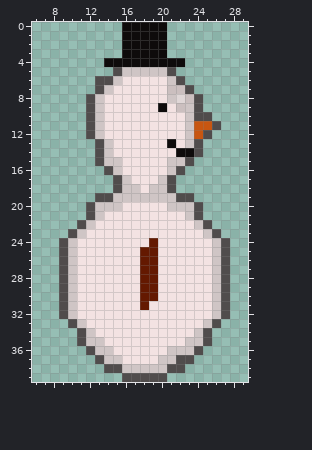
Pixel-art sprite: images/snowman_right_1.png. Above: the version before the commit.
The file is 37x40 pixels. Colours within 5 levels of each other are drawn and written as one. Shown: x 6..29, y 0..39.
After:
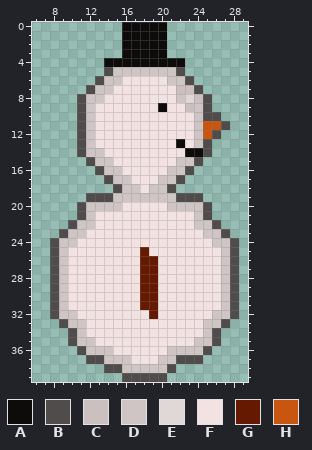
Palette (. is transparent): A #0e0b0b  B #504c4c  C #cbbfbf  D #cfc5c5  E #e0d7d7  F #f3e2e2  G #641900  H #c85611
Change:
{"y":5,"x":14,"old":".B","new":"BD"}
{"y":5,"x":21,"old":"B.","new":"DB"}
{"y":6,"x":14,"old":"B","new":"D"}
{"y":6,"x":22,"old":"B.","new":"DB"}
{"y":7,"x":12,"old":".B","new":"BD"}
{"y":7,"x":21,"old":"C","new":"F"}
{"y":7,"x":23,"old":"B.","new":"CB"}
{"y":8,"x":11,"old":".B","new":"BD"}
{"y":8,"x":21,"old":"DECB.","new":"FDECB"}
{"y":9,"x":11,"old":".BD","new":"BDF"}
{"y":9,"x":22,"old":"CDB.","new":"FCDB"}
{"y":10,"x":11,"old":".BD","new":"BDF"}
{"y":10,"x":23,"old":"DB","new":"FD"}
{"y":10,"x":26,"old":".","new":"B"}
{"y":11,"x":11,"old":".BD","new":"BDF"}
{"y":11,"x":23,"old":"DH","new":"FD"}
{"y":11,"x":26,"old":"B.","new":"HB"}
{"y":12,"x":11,"old":".BD","new":"BDF"}
{"y":12,"x":23,"old":"DHB.","new":"FDHB"}
{"y":13,"x":11,"old":"..BD","new":"BDFF"}
{"y":13,"x":21,"old":"AFDB.","new":"FAFDB"}
{"y":14,"x":11,"old":"..BD","new":"BDDF"}
{"y":14,"x":22,"old":"A","new":"F"}
{"y":14,"x":24,"old":"B.","new":"AB"}
{"y":15,"x":12,"old":".B","new":"BD"}
{"y":15,"x":15,"old":"D","new":"F"}
{"y":15,"x":21,"old":"D","new":"F"}
{"y":15,"x":23,"old":"B.","new":"DB"}
{"y":16,"x":13,"old":".B","new":"BD"}
{"y":16,"x":22,"old":"B.","new":"DB"}
{"y":17,"x":14,"old":".B","new":"BD"}
{"y":17,"x":21,"old":"B.","new":"DB"}
{"y":19,"x":12,"old":".","new":"B"}
{"y":19,"x":24,"old":".","new":"B"}
{"y":20,"x":11,"old":".B","new":"BD"}
{"y":20,"x":24,"old":"B.","new":"DB"}
{"y":21,"x":11,"old":".BD","new":"BDF"}
{"y":21,"x":23,"old":"DB.","new":"FDB"}
{"y":22,"x":10,"old":".B","new":"BD"}
{"y":22,"x":25,"old":"B.","new":"DB"}
{"y":23,"x":9,"old":".B","new":"BD"}
{"y":23,"x":26,"old":"B.","new":"DB"}
{"y":24,"x":8,"old":".B","new":"BD"}
{"y":24,"x":19,"old":"G","new":"F"}
{"y":24,"x":27,"old":"B.","new":"DB"}
{"y":25,"x":8,"old":".BD","new":"BDF"}
{"y":25,"x":19,"old":"G","new":"F"}
{"y":25,"x":26,"old":"DB.","new":"FDB"}
{"y":26,"x":8,"old":".BD","new":"BDF"}
{"y":26,"x":26,"old":"DB.","new":"FDB"}
{"y":27,"x":8,"old":".BD","new":"BDF"}
{"y":27,"x":26,"old":"DB.","new":"FDB"}
{"y":28,"x":8,"old":".BD","new":"BDF"}
{"y":28,"x":26,"old":"DB.","new":"FDB"}
{"y":29,"x":8,"old":".BD","new":"BDF"}
{"y":29,"x":26,"old":"DB.","new":"FDB"}
{"y":30,"x":8,"old":".BD","new":"BDF"}
{"y":30,"x":26,"old":"DB.","new":"FDB"}
{"y":31,"x":8,"old":".BD","new":"BDF"}
{"y":31,"x":19,"old":"F","new":"G"}
{"y":31,"x":26,"old":"DB.","new":"FDB"}
{"y":32,"x":8,"old":".B","new":"BD"}
{"y":32,"x":19,"old":"F","new":"G"}
{"y":32,"x":27,"old":"B.","new":"DB"}
{"y":33,"x":9,"old":".B","new":"BD"}
{"y":33,"x":26,"old":"B.","new":"DB"}
{"y":34,"x":10,"old":".BD","new":"BDF"}
{"y":34,"x":24,"old":"DB.","new":"FDB"}
{"y":35,"x":10,"old":".B","new":"BD"}
{"y":35,"x":13,"old":"D","new":"F"}
{"y":35,"x":23,"old":"D","new":"F"}
{"y":35,"x":25,"old":"B.","new":"DB"}
{"y":36,"x":11,"old":".B","new":"BD"}
{"y":36,"x":24,"old":"B.","new":"DB"}
{"y":37,"x":12,"old":".","new":"B"}
{"y":37,"x":16,"old":"F","new":"D"}
{"y":37,"x":24,"old":".","new":"B"}
{"y":38,"x":22,"old":"B","new":"."}
{"label":"changed","picture_box":[50,67,131,364]}
{"label":"changed","picture_box":[149,67,239,373]}
